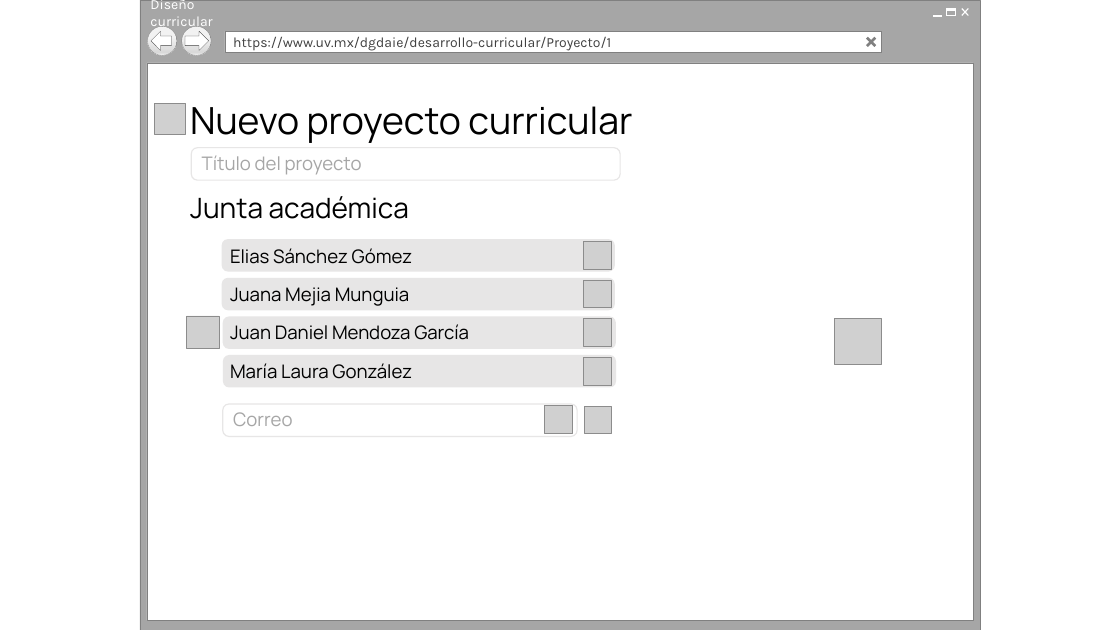
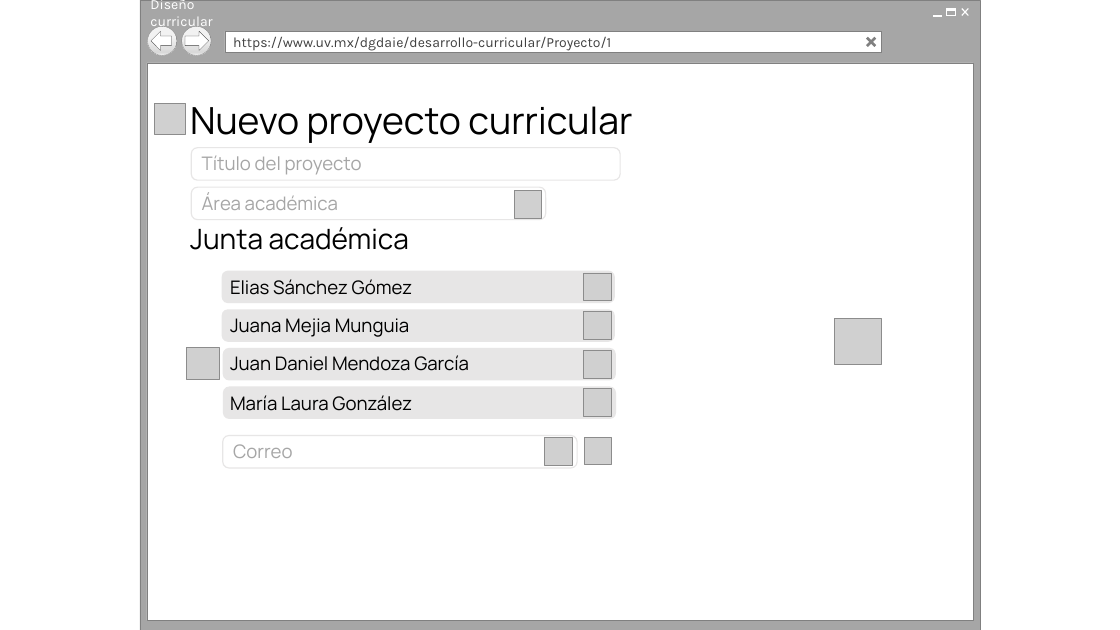
Before and after one commit to Senzho/DISENO_CURRICULAR_SS_05_2019, a slide deck: slide 6 of Diseño/Prototipos.pptx. Drawn at 1120x630 pixels with LibreOffice and Linux fonts; fonts in the diff are those of the drawing; grey boxes stand for pictures; background and template pictures are left out. Boxes give left, top, right and bottom in pixels: in the first picture for what was removed or moved away, otherwise in the second. Text is boxed around its words. In the diff, an @@ line names an element or a change of style, - is before the commit and + after.

Commit message:
Casos de uso
1. Descripciónes de casos de uso.
2. Modelo actualizado.
3. Agregado combo de selección de área academica al registrar un nuevo proyecto.

```diff
--- a/Diseño/Prototipos.pptx
+++ b/Diseño/Prototipos.pptx
@@ rounded rectangle added at box(192, 187, 546, 220), outline #E7E6E6 1 pt @@
@@ text added at box(202, 192, 338, 210), 16 pt, text #A6A6A6 @@
+Área académica
@@ picture added at box(514, 191, 542, 218) @@
@@ 7 pictures, 6 texts, 5 rounded rectangles: place and size @@
-7 pictures, 6 texts, 5 rounded rectangles at box(187, 196, 616, 437)
+7 pictures, 6 texts, 5 rounded rectangles at box(187, 227, 616, 468)
```
Also in this commit, not shown: 1 other slide changed, 1 other file.
